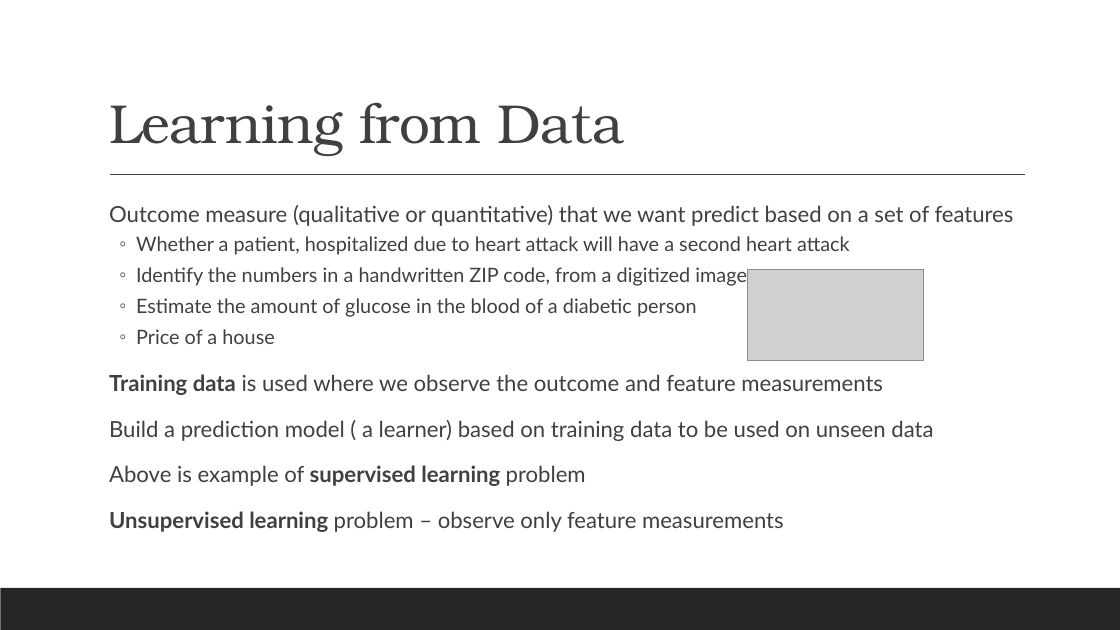
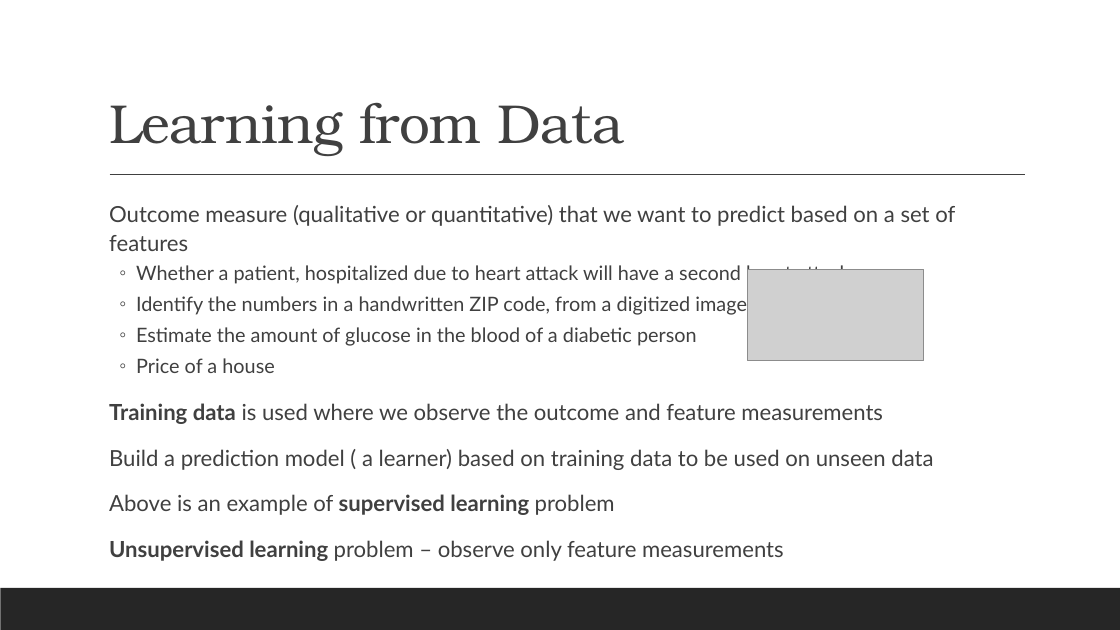
Before and after one commit to ashvani/learning-isl, a slide deck: slide 3 of 01-intro_to_statistical_learning_theory.pptx. Drawn at 1120x630 pixels with LibreOffice and Linux fonts; fonts in the diff are those of the drawing; grey boxes stand for pictures. Boxes give left, top, right and bottom in pixels: in the first picture for what was removed or moved away, otherwise in the second. Text is boxed around its words. In the diff, an @@ line names an element or a change of style, - is before the commit and + after.

```diff
--- a/01-intro_to_statistical_learning_theory.pptx
+++ b/01-intro_to_statistical_learning_theory.pptx
@@ text at (x1=109, y1=205, x2=955, y2=251): text changed @@
-  Outcome measure (qualitative or quantitative) that we want predict based on a set of features
+  Outcome measure (qualitative or quantitative) that we want to predict based on a set of features
@@ text at (x1=109, y1=494, x2=615, y2=515): text changed @@
-  Above is example of supervised learning problem
+  Above is an example of supervised learning problem
```
Also in this commit, not shown: 1 other slide changed, 1 other file.
